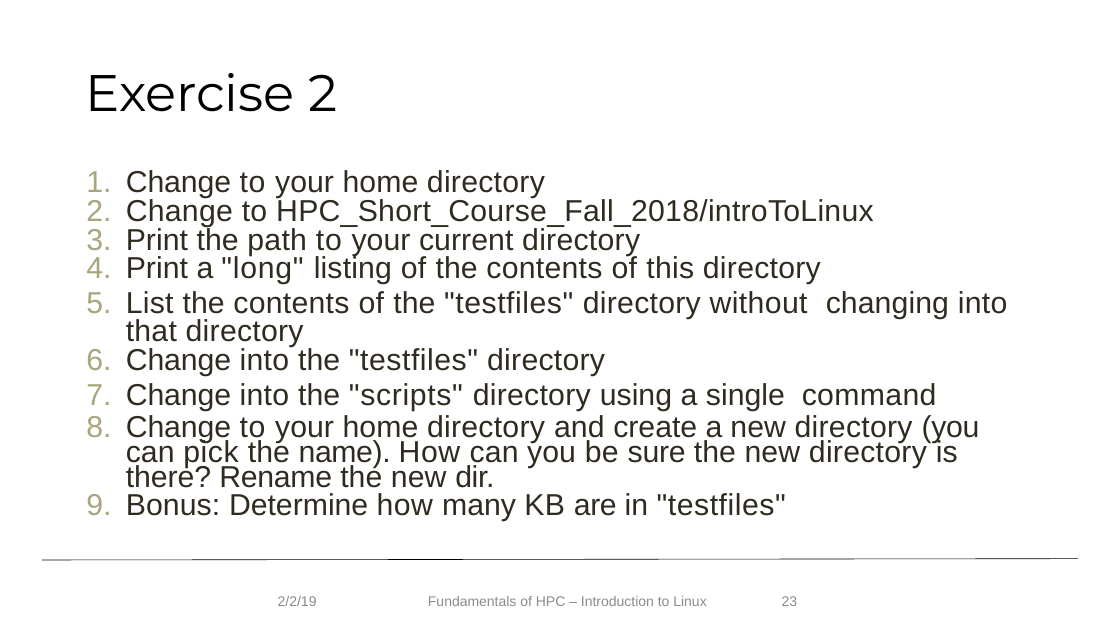
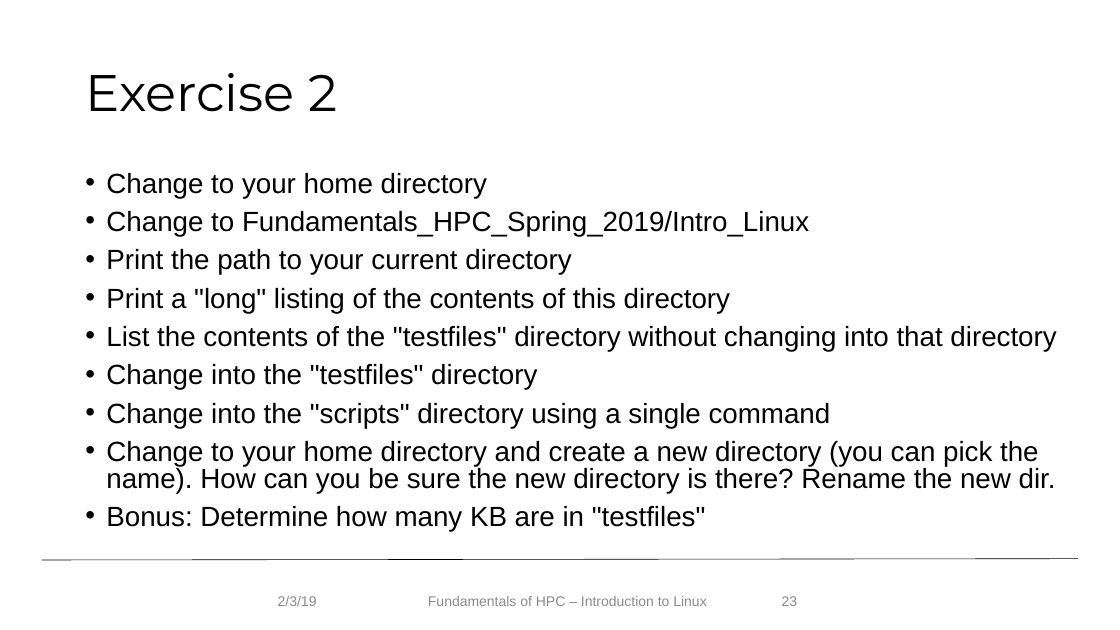
Before and after one commit to f1k4/Fundamentals_HPC_Spring_2019, a slide deck: slide 23 of IntroLinuxHPC19_spring_v2.pptx. Drawn at 1120x630 pixels with LibreOffice and Linux fonts; fonts in the diff are those of the drawing; background and template pictures are left out. Boxes give left, top, right and bottom in pixels: in the first picture for what was removed or moved away, otherwise in the second. Text is boxed around its words. In the diff, an @@ line names an element or a change of style, - is before the commit and + after.

Commit message:
Added PDF of Linux talk

```diff
--- a/IntroLinuxHPC19_spring_v2.pptx
+++ b/IntroLinuxHPC19_spring_v2.pptx
@@ text at bbox=[106, 173, 1056, 531]: size 25.9 to 23.8 pt, text colour #2F2B20 to #000000 in "Change to your home directory", "Print the path to your current directory", "Print a "long" listing of the contents ...", "List the contents of the "testfiles" directory ..." and 4 more places; letter spacing -0.1 to 0 pt in "Change", "Change", "Change", "Change there?"; letter spacing 0.6 to 0 pt in "to", "to", ""scripts"", "to"; letter spacing 0.1 to 0 pt in "home", "the current", "listing the", "the the changing" and 4 more places; letter spacing 0.2 to 0 pt in "directory", "path directory", "contents this directory", "List contents directory that directory" and 4 more places; letter spacing -0.3 to 0 pt in "a", "a", "a (you name). Rename dir."; letter spacing 0.7 to 0 pt in ""long""; letter spacing 0.3 to 0 pt in "of of", "of without into", "into", "into command" and 1 more places; letter spacing 0.4 to 0 pt in ""testfiles"", ""testfiles"", "How", ""testfiles""; letter spacing 0.5 to 0 pt in "pick"; letter spacing -0.2 to 0 pt in "sure"; letter spacing -0.4 to 0 pt in "are"; bullet 1. to •; line spacing 0.7 to 0.8; more space between paragraphs; line spacing 24.1pt to 0.8; line spacing 24.4pt to 0.8 @@
@@ text at bbox=[106, 211, 809, 236]: text changed; size 25.9 to 23.8 pt; text colour #2F2B20 to #000000 @@
-2. Change to HPC_Short_Course_Fall_2018/introToLinux
+• Change to Fundamentals_HPC_Spring_2019/Intro_Linux
```
Also in this commit, not shown: 26 other slides changed, 7 other files.
